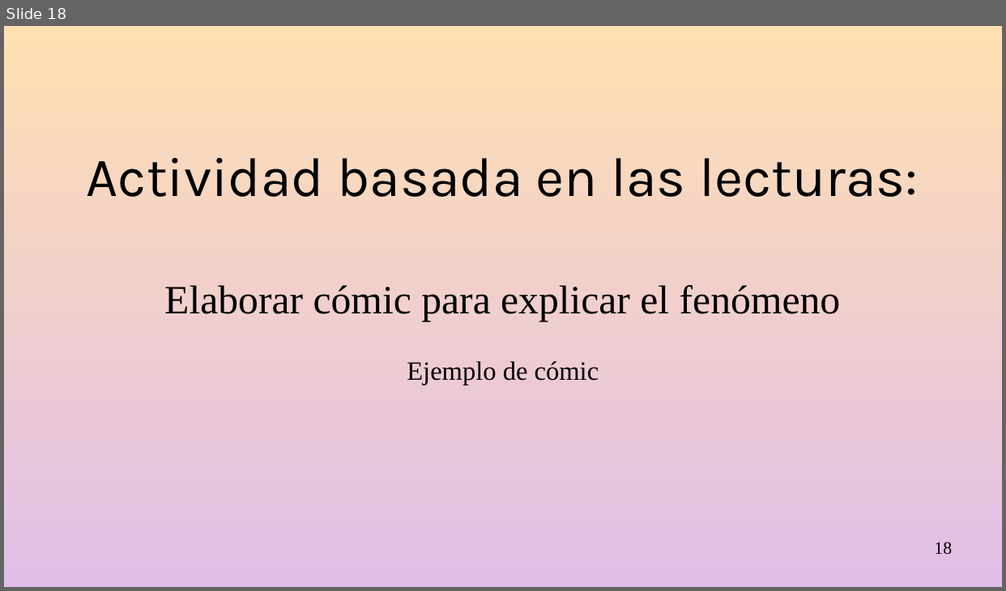
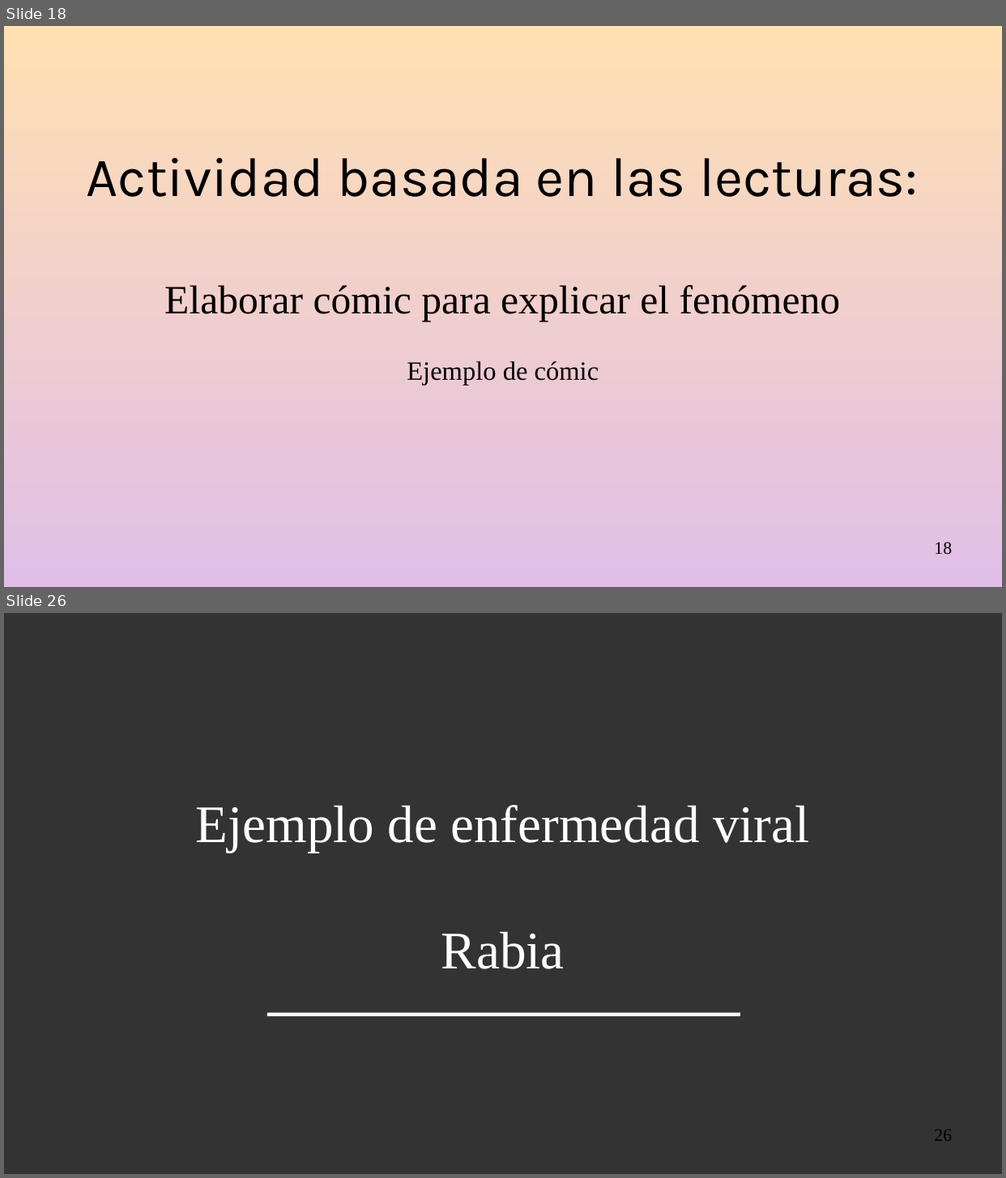
Before and after one commit to gerardommc/Medicina-Cons, a slide deck: Infecciosas.odp. Shown one above the other, each under a label of ours: slide 18 before the commit, slides 18 and 26 after it; the slides between them are not shown. The pictures are 1006x591 and 1006x1178 pixels, drawn with LibreOffice and Linux fonts; fonts in the diff are those of the drawing. Boxes give left, top, right and bottom in pixels: in the first picture for what was removed or moved away, otherwise in the second. Text is boxed around its words. In the diff, an @@ line names an element or a change of style, - is before the commit and + after.

Commit message:
Infecciosas - virales

```diff
--- a/Infecciosas.odp
+++ b/Infecciosas.odp
@@ slide 26 added at (x1=4, y1=613, x2=1002, y2=1174), background #333333 @@
@@ subtitle added at (x1=196, y1=805, x2=809, y2=969), 42 pt, text #FFFFFF @@
+Ejemplo de enfermedad viral
+Rabia
@@ line added from (267, 1015) to (740, 1015), #FAFAFA 2.83 pt @@
@@ page number added at (x1=934, y1=1130, x2=952, y2=1141), 14 pt, text #000000 @@
+26
```
Also in this commit, not shown: 8 other slides added, 9 other files.
